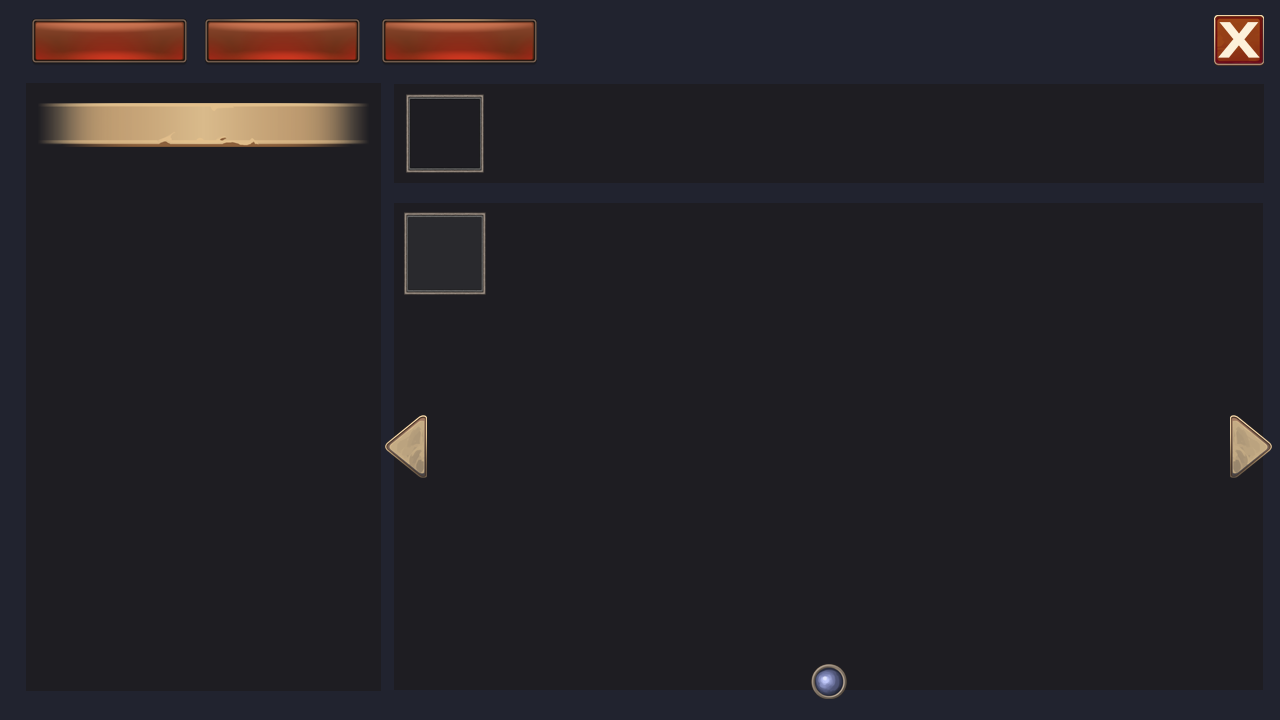
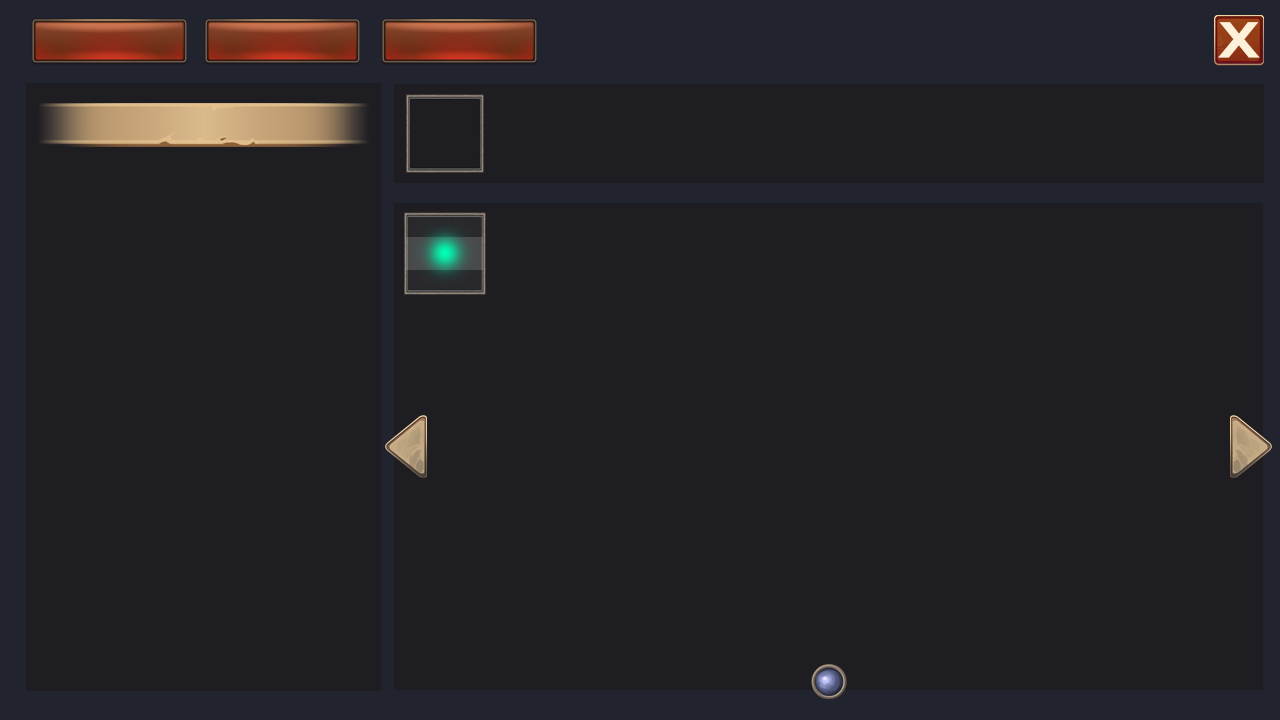
Comparing the layer stacks of the two 1280 × 720 images. Changes:
added group "test_group --group" with 2 layers in group "node padding=10,10 --group" over bbox(406, 222, 483, 284)
added layer "test_nested4" in group "test_group --group" over bbox(410, 222, 480, 284)
added layer "test_nested3 type=text_area" (15%) in group "test_group --group" over bbox(406, 237, 483, 270)
